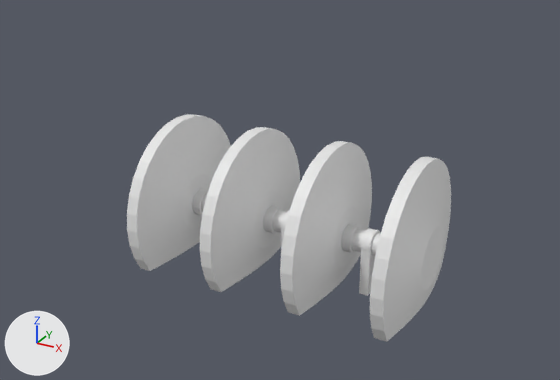
The Blender file Assets/Prefabs/Blender/ShieldLandModel.blend: old version first, new version second.
The view is the same before and after, from a camera (50 mm lens) standing at (2.01, -3.81, 2.11) and looking at (-0.03, -0.1, 0.26). Lighting does not change. The marker at lower left points along +X, +Y and +Z.
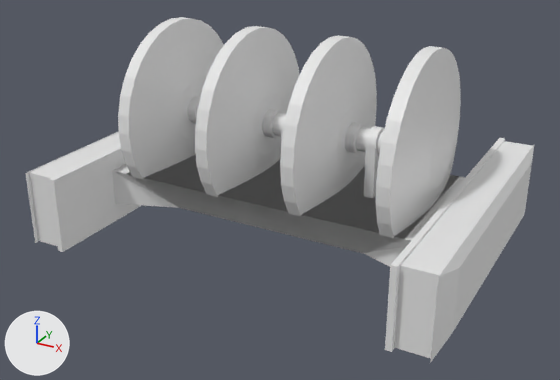
Scene script edits in JSON lines:
```json
{"op": "add", "block": "me_cube_001", "code": ["me_cube_001 = bpy.data.meshes.new('Cube.001')", "me_cube_001.from_pydata(...)  # 40 vertices, 38 faces; spans x -1.4..1.0, y -2.03..2.03, z -2.03..2.03"]}
{"op": "set", "path": "ob_cylinder.location", "old": "(-0.002, 0.0, 0.025)", "new": "(-0.002, 0.0, 0.65)"}
{"op": "set", "path": "ob_cylinder_001.location", "old": "(-0.03, 0.0, -0.007)", "new": "(-0.03, 0.0, 0.624)"}
{"op": "add", "block": "ob_cube", "code": ["ob_cube = bpy.data.objects.new('Cube', me_cube_001)", "ob_cube.location = (0.0, 0.0, 0.215)", "ob_cube.scale = (0.886, 0.464, 0.11)", "_m = ob_cube.modifiers.new('Mirror', 'MIRROR')"]}
```

Location of each change, (x1, y1, x2, y2) in pixels of the pictures (560 x 380 px):
```json
{"object": "Cylinder", "change": "moved", "before": [127, 114, 451, 342], "after": [118, 17, 461, 238]}
{"object": "Cube", "change": "added", "after": [25, 131, 534, 363]}
{"object": "Cylinder.001", "change": "moved", "before": [192, 189, 381, 296], "after": [187, 96, 385, 198]}
```
